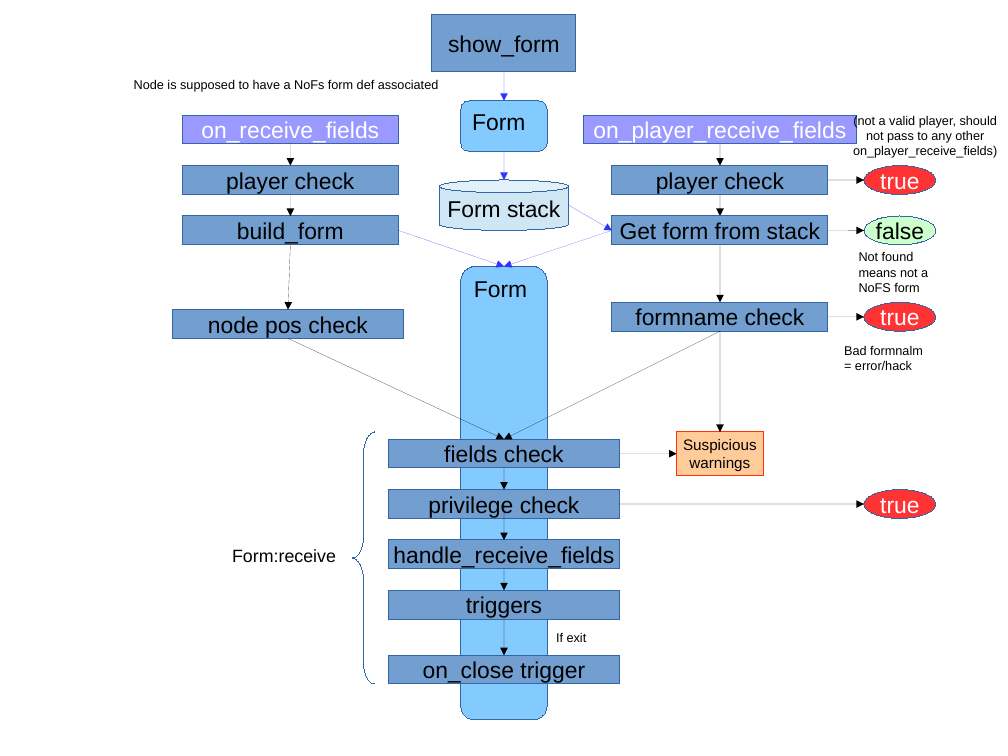
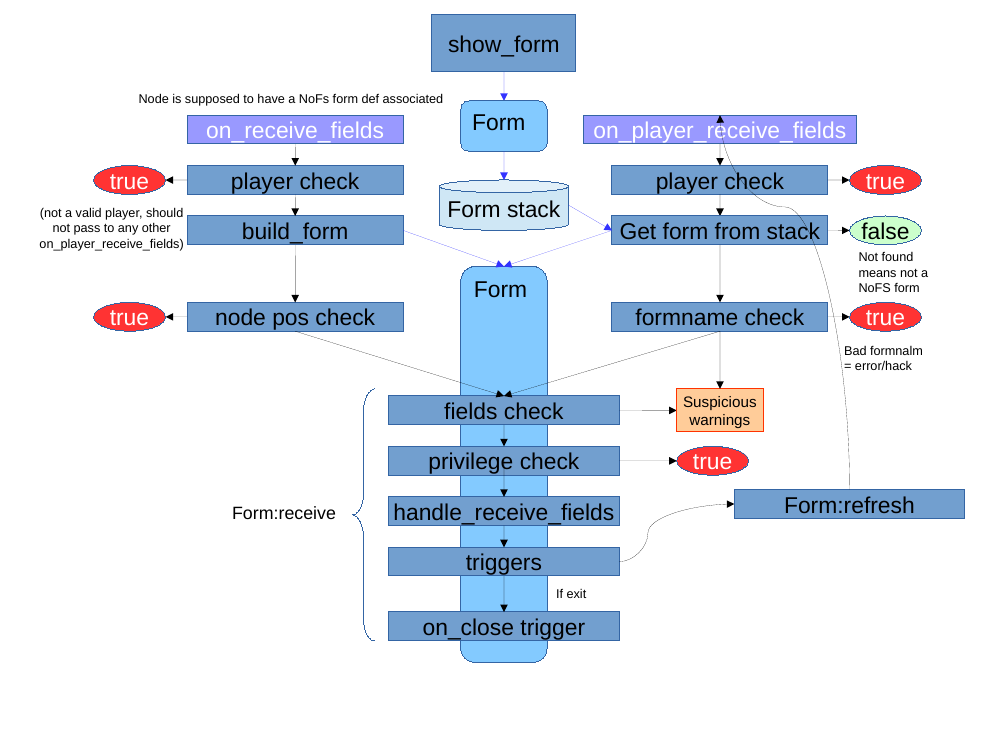
Before and after one commit to pyrollo/nofs_modpack, a slide deck: slide 2 of nofs_lib/doc/objects.odp. Drawn at 1008x756 pixels with LibreOffice and Linux fonts; fonts in the diff are those of the drawing. Boxes give left, top, right and bottom in pixels: in the first picture for what was removed or moved away, otherwise in the second. Text is boxed around its words. In the diff, an @@ line names an element or a change of style, - is before the commit and + after.

```diff
--- a/nofs_lib/doc/objects.odp
+++ b/nofs_lib/doc/objects.odp
@@ text "Node is supposed to have ...": place and size @@
-text "Node is supposed to have ..." at (134,79,439,92)
+text "Node is supposed to have ..." at (139,93,444,106)
@@ curved arrow added from (850, 489) to (720, 115), #000000 0 pt @@
@@ ellipse added at (93,166,166,194), fill #FF3333, outline #3465A4 0 pt, 18 pt, text #FFFFFF @@
+true
@@ text "(not a valid player, should ...": place and size @@
-text "(not a valid player, should ..." at (853,115,997,158)
+text "(not a valid player, should ..." at (39,207,183,251)
@@ arrow added from (188, 180) to (166, 180), #000000 0 pt @@
@@ 3 rectangles, 2 arrows: place and size @@
-3 rectangles, 2 arrows at (182,115,398,244)
+3 rectangles, 2 arrows at (188,115,403,244)
@@ arrow moved from (829, 180) - (864, 180) to (829, 180) - (850, 180) @@
@@ arrow moved from (399, 231) - (504, 266) to (403, 231) - (504, 266) @@
@@ arrow moved from (829, 231) - (864, 231) to (829, 231) - (850, 231) @@
@@ arrow moved from (291, 245) - (288, 310) to (295, 245) - (295, 303) @@
@@ freeform shape "Form": place and size @@
-freeform shape "Form" at (461,266,547,720)
+freeform shape "Form" at (461,266,547,662)
@@ ellipse added at (93,303,166,331), fill #FF3333, outline #3465A4 0 pt, 18 pt, text #FFFFFF @@
+true
@@ arrow added from (188, 316) to (166, 316), #000000 0 pt @@
@@ rectangle "node pos check": place and size @@
-rectangle "node pos check" at (173,310,403,338)
+rectangle "node pos check" at (188,303,403,331)
@@ arrow moved from (829, 316) - (864, 316) to (829, 316) - (850, 316) @@
@@ 3 ellipses: place and size @@
-3 ellipses at (864,166,937,331)
+3 ellipses at (850,166,922,331)
@@ arrow moved from (288, 338) - (504, 439) to (295, 331) - (504, 396) @@
@@ arrow moved from (720, 331) - (504, 439) to (720, 331) - (504, 396) @@
@@ arrow moved from (720, 331) - (720, 432) to (720, 331) - (720, 389) @@
@@ ellipse "true": place and size @@
-ellipse "true" at (864,489,937,518)
+ellipse "true" at (677,446,749,475)
@@ arrow moved from (619, 504) - (864, 504) to (619, 461) - (677, 461) @@
@@ curved arrow added from (619, 562) to (735, 504), #000000 0 pt @@
@@ rectangle added at (735,489,965,518), fill #729FCF, outline #3465A4 0 pt, 18 pt, text #000000 @@
+Form:refresh
@@ 6 rectangles, 5 arrows, 2 texts, 1 freeform shape: place and size @@
-6 rectangles, 5 arrows, 2 texts, 1 freeform shape at (232,432,763,684)
+6 rectangles, 5 arrows, 2 texts, 1 freeform shape at (232,389,763,641)
```
Also in this commit, not shown: 5 other files.
